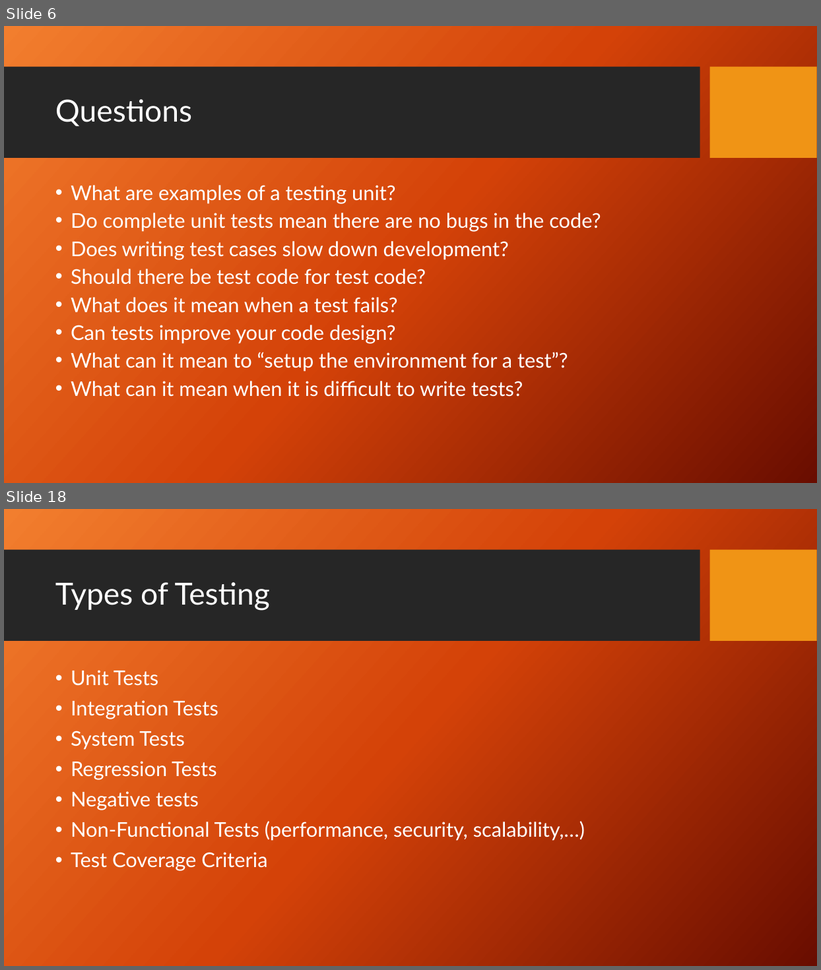
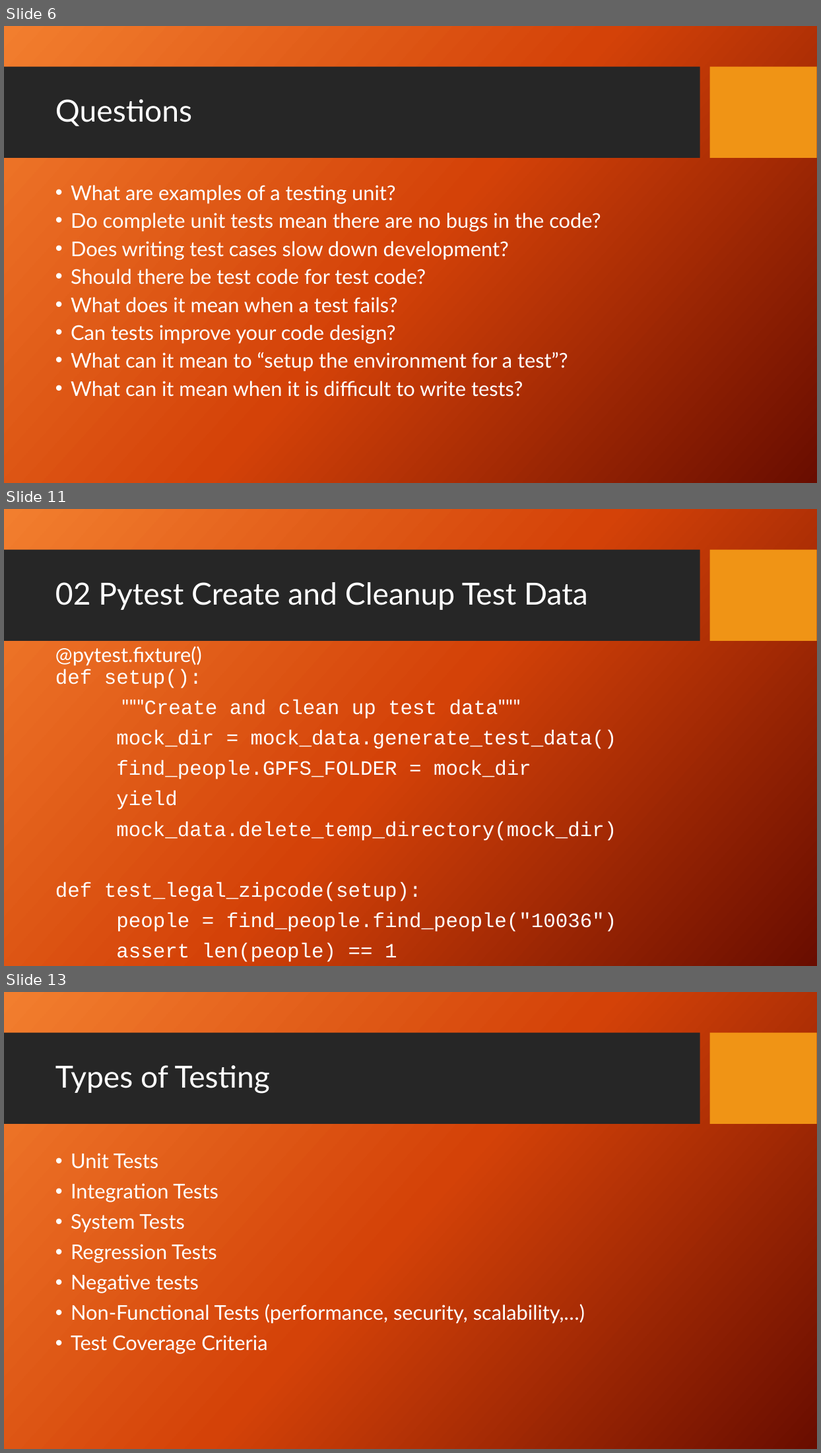
Before and after one commit to PrincetonUniversity/software_testing, a slide deck: UnitTestingSlides.pptx. Shown one above the other, each under a label of ours: slides 6 and 18 before the commit, slides 6, 11 and 13 after it; the slides between them are not shown. The pictures are 821x970 and 821x1453 pixels, drawn with LibreOffice and Linux fonts; fonts in the diff are those of the drawing; background and template pictures are left out. Boxes give left, top, right and bottom in pixels: in the first picture for what was removed or moved away, otherwise in the second. Text is boxed around its words. In the diff, an @@ line names an element or a change of style, - is before the commit and + after.

```diff
--- a/UnitTestingSlides.pptx
+++ b/UnitTestingSlides.pptx
@@ slide 11 added at (4, 509, 817, 966), background picture (left out); not listed: 2 template elements that a slide beside it also shows @@
@@ title added at (55, 582, 588, 610), 36 pt, text #FFFFFF @@
+02 Pytest Create and Cleanup Test Data
@@ text added at (55, 646, 617, 962), 24 pt, text #FFFFFF @@
+@pytest.fixture()
+def setup():
+"""Create and clean up test data"""
+mock_dir = mock_data.generate_test_data()
+find_people.GPFS_FOLDER = mock_dir
+yield
+mock_data.delete_temp_directory(mock_dir)
+def test_legal_zipcode(setup):
+people = find_people.find_people("10036")
+assert len(people) == 1
@@ what was slide 18 is now slide 13 @@
```
Also in this commit, not shown: 11 slides changed, 3 other slides added.
